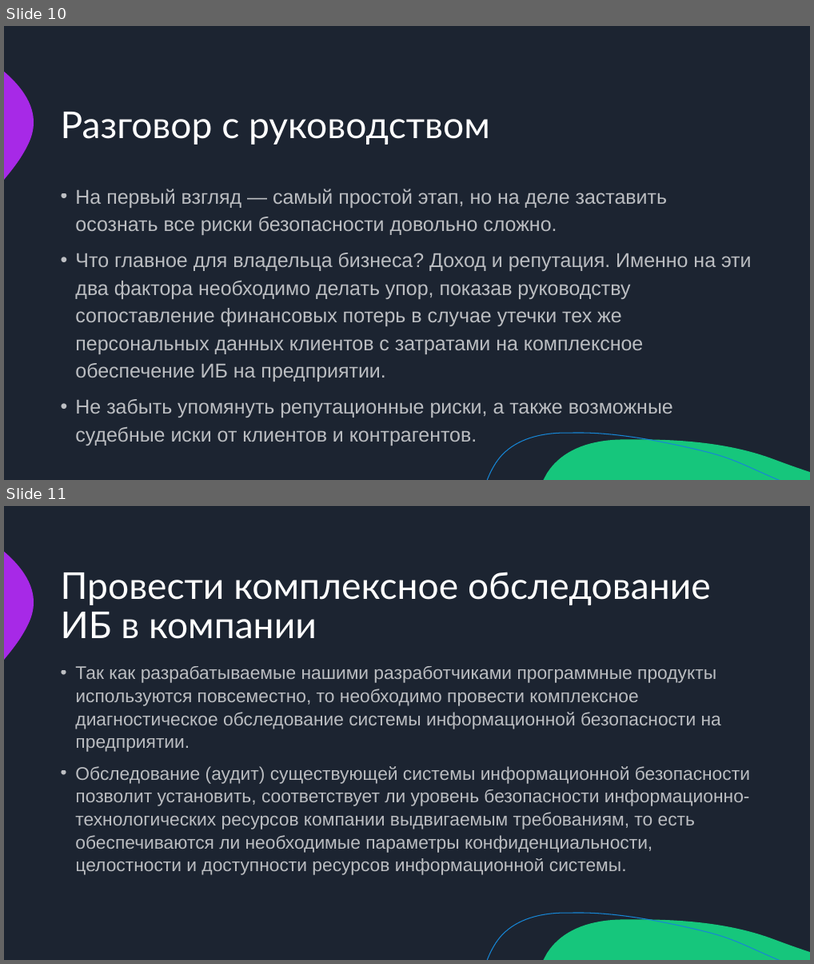
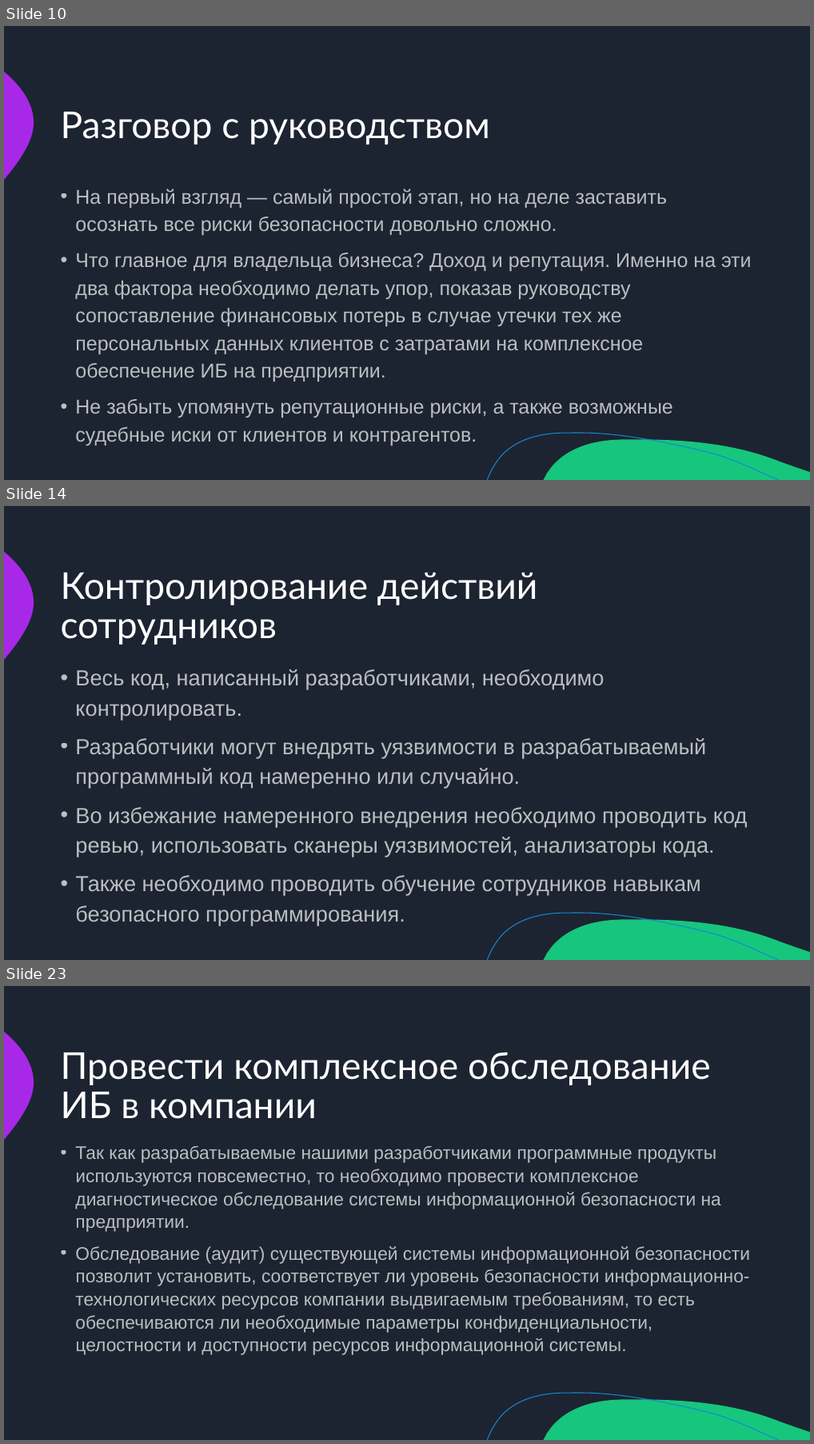
Before and after one commit to misterHush/pd, a slide deck: src/Овсянников_Презентация.pptx. Shown one above the other, each under a label of ours: slides 10 and 11 before the commit, slides 10, 14 and 23 after it; the slides between them are not shown. The pictures are 814x964 and 814x1444 pixels, drawn with LibreOffice and Linux fonts; fonts in the diff are those of the drawing. Boxes give left, top, right and bottom in pixels: in the first picture for what was removed or moved away, otherwise in the second. Text is boxed around its words. In the diff, an @@ line names an element or a change of style, - is before the commit and + after.

```diff
--- a/src/Овсянников_Презентация.pptx
+++ b/src/Овсянников_Презентация.pptx
@@ slide 14 added at bbox=[4, 506, 810, 960], background #1C2431; not listed: 3 template elements that a slide beside it also shows @@
@@ title added at bbox=[61, 572, 538, 644], 44 pt, text #FFFFFF @@
+Контролирование действий сотрудников
@@ text added at bbox=[75, 669, 748, 921], 25.9 pt, text #FFFFFF at 70% opacity @@
+• Весь код, написанный разработчиками, необходимо контролировать.
+• Разработчики могут внедрять уязвимости в разрабатываемый программный код намеренно или случайно.
+• Во избежание намеренного внедрения необходимо проводить код ревью, использовать сканеры уязвимостей, анализаторы кода.
+• Также необходимо проводить обучение сотрудников навыкам безопасного программирования.
@@ what was slide 11 is now slide 23 @@
```
Also in this commit, not shown: 4 slides changed, 11 other slides added.
